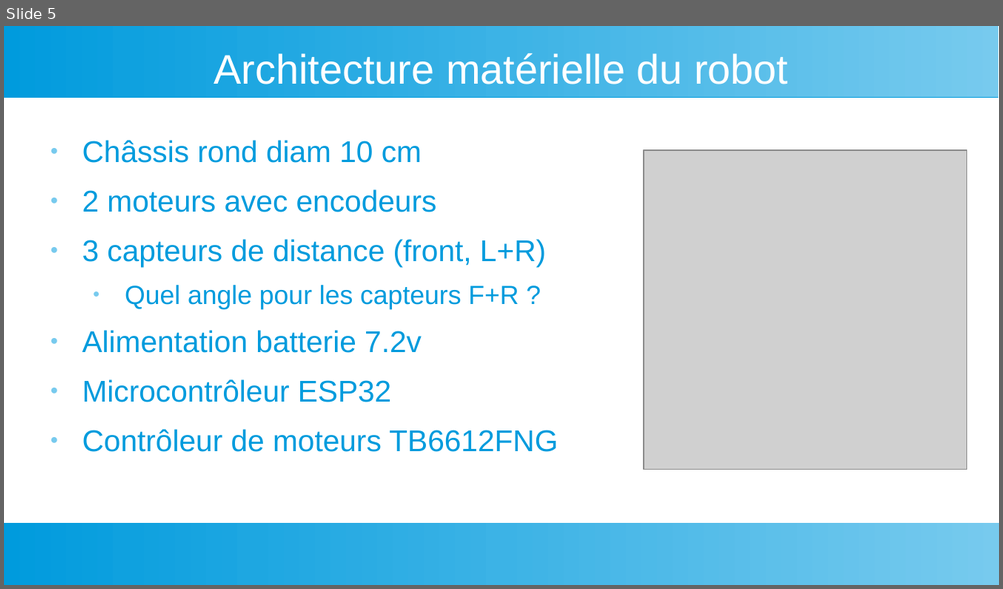
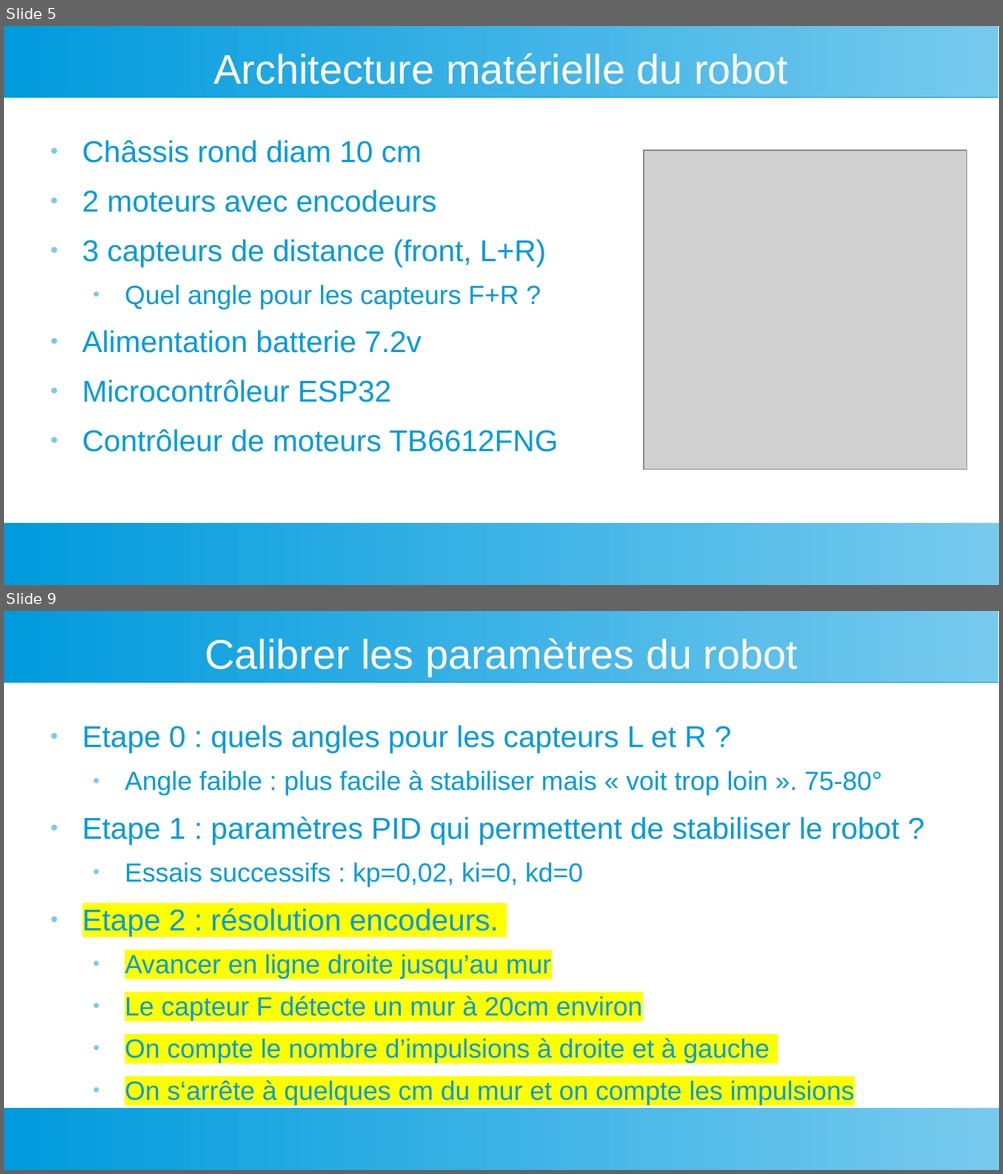
Before and after one commit to LaFabrickMassy/Projet-Fablab, a slide deck: Robotique/Micromouse/Micromouse.odp. Shown one above the other, each under a label of ours: slide 5 before the commit, slides 5 and 9 after it; the slides between them are not shown. The pictures are 1003x589 and 1003x1174 pixels, drawn with LibreOffice and Linux fonts; fonts in the diff are those of the drawing; grey boxes stand for pictures. Boxes give left, top, right and bottom in pixels: in the first picture for what was removed or moved away, otherwise in the second. Text is boxed around its words. In the diff, an @@ line names an element or a change of style, - is before the commit and + after.

```diff
--- a/Robotique/Micromouse/Micromouse.odp
+++ b/Robotique/Micromouse/Micromouse.odp
@@ slide 9 added at <box>4,611,999,1170</box>, background #FFFFFF; not listed: 2 template elements that a slide beside it also shows @@
@@ title added at <box>205,638,797,676</box>, 33 pt, text #FFFFFF @@
+Calibrer les paramètres du robot
@@ text added at <box>82,725,882,1105</box>, 21 pt, text #009BDD @@
+● Etape 0 : quels angles pour les capteurs L et R ?
+  ● Angle faible : plus facile à stabiliser mais « voit trop loin ». 75-80°
+● Etape 1 : paramètres PID qui permettent de stabiliser le robot ?
+  ● Essais successifs : kp=0,02, ki=0, kd=0
+● Etape 2 : résolution encodeurs.
+  ● Avancer en ligne droite jusqu’au mur
+  ● Le capteur F détecte un mur à 20cm environ
+  ● On compte le nombre d’impulsions à droite et à gauche
+  ● On s‘arrête à quelques cm du mur et on compte les impulsions
```
Also in this commit, not shown: 3 slides changed, 2 other slides added.
